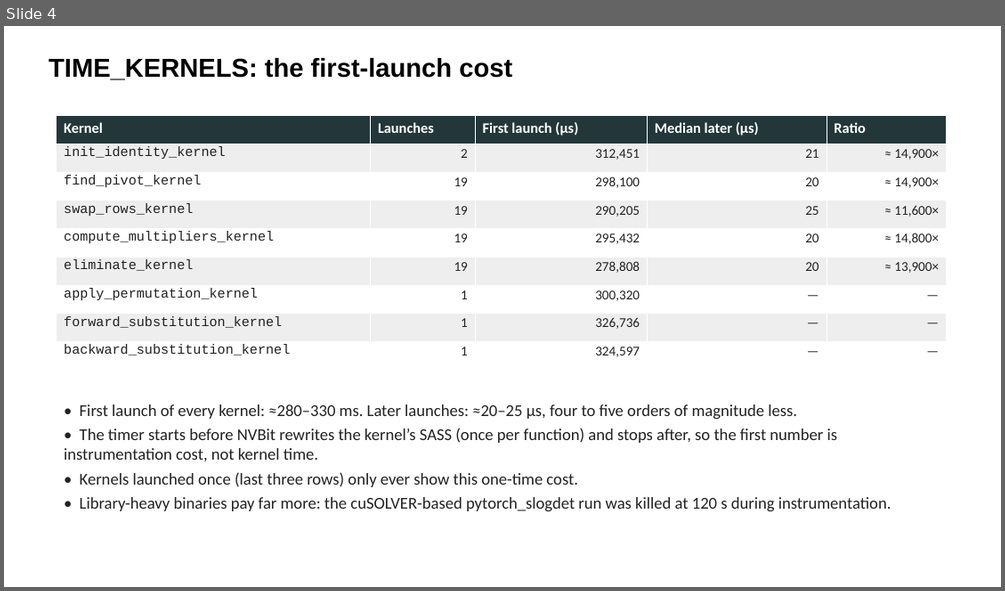
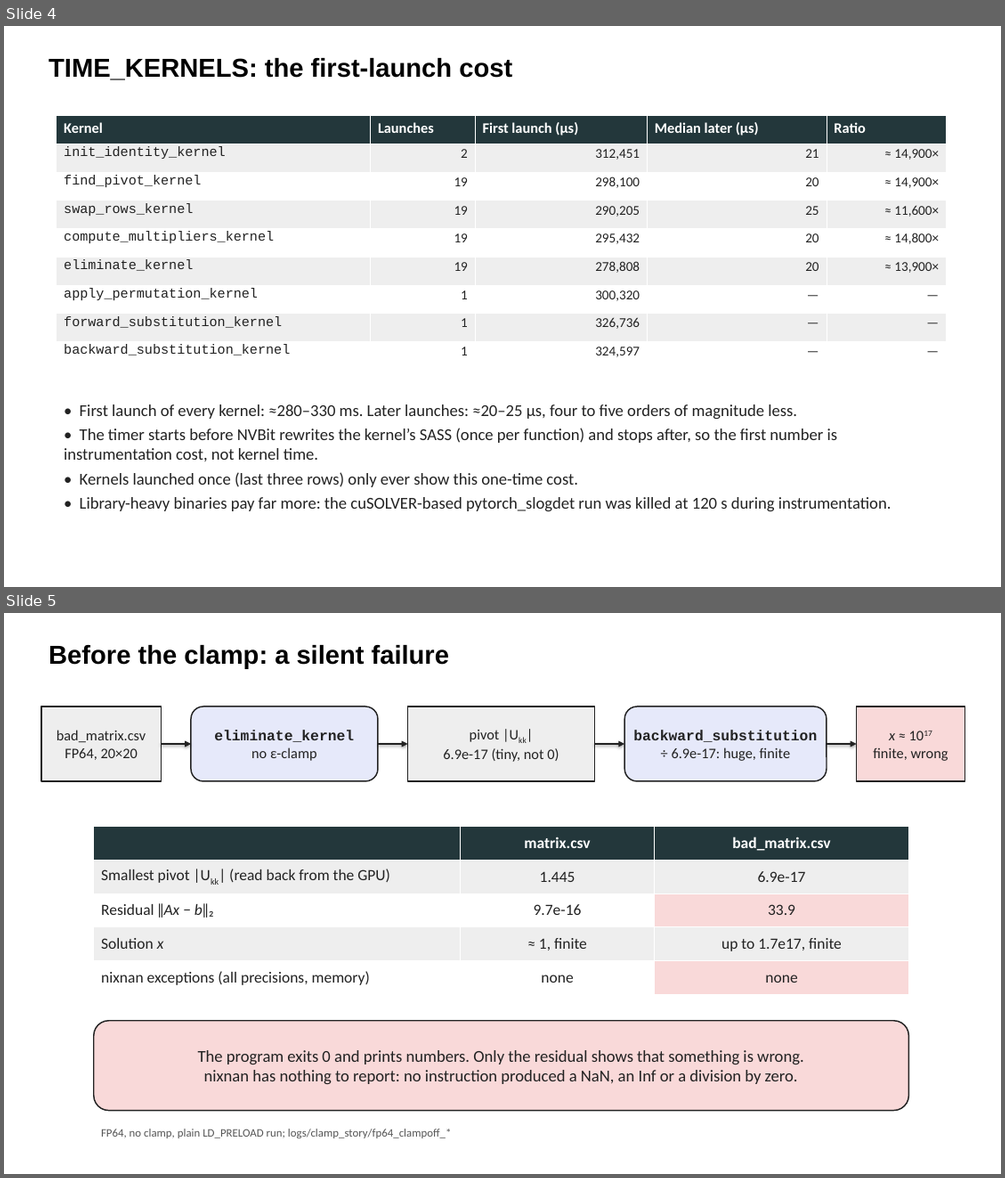
Before and after one commit to parfloat/SC26-Tutorial, a slide deck: lu_solve_gpu/LU_Slides.pptx. Shown one above the other, each under a label of ours: slide 4 before the commit, slides 4 and 5 after it. The pictures are 1005x591 and 1005x1178 pixels, drawn with LibreOffice and Linux fonts; fonts in the diff are those of the drawing. Boxes give left, top, right and bottom in pixels: in the first picture for what was removed or moved away, otherwise in the second. Text is boxed around its words. In the diff, an @@ line names an element or a change of style, - is before the commit and + after.

```diff
--- a/lu_solve_gpu/LU_Slides.pptx
+++ b/lu_solve_gpu/LU_Slides.pptx
@@ slide 5 added at bbox=[4, 613, 1001, 1174], background #FFFFFF @@
@@ text added at bbox=[48, 645, 449, 669], 25 pt, text #000000, bold @@
+Before the clamp: a silent failure
@@ rectangle added at bbox=[41, 706, 161, 781], fill #EEEEEE, outline #222222 1.25 pt, 14 pt, text #222222 @@
+bad_matrix.csv
+FP64, 20×20
@@ rounded rectangle added at bbox=[191, 706, 378, 781], fill #E6E9FA, outline #222222 1.25 pt, 14 pt, text #222222, bold @@
+eliminate_kernel
+no ε-clamp
@@ rectangle added at bbox=[408, 706, 595, 781], fill #EEEEEE, outline #222222 1.25 pt, 14 pt, text #222222 @@
+pivot |Ukk|
+6.9e-17 (tiny, not 0)
@@ rounded rectangle added at bbox=[624, 706, 826, 781], fill #E6E9FA, outline #222222 1.25 pt, 14 pt, text #222222, bold @@
+backward_substitution
+÷ 6.9e-17: huge, finite
@@ rectangle added at bbox=[857, 706, 965, 781], fill #F9D9D9, outline #222222 1.25 pt, 14 pt, text #222222 @@
+x ≈ 1017
+finite, wrong
@@ arrow added from (161, 744) to (191, 744), #222222 1.75 pt @@
@@ arrow added from (378, 744) to (408, 744), #222222 1.75 pt @@
@@ arrow added from (595, 744) to (624, 744), #222222 1.75 pt @@
@@ arrow added from (826, 744) to (857, 744), #222222 1.75 pt @@
@@ table added at bbox=[94, 826, 909, 995], 5 rows, 3 columns @@
+ | matrix.csv | bad_matrix.csv
+Smallest pivot |Ukk| (read back from the GPU) | 1.445 | 6.9e-17
+Residual ‖Ax − b‖₂ | 9.7e-16 | 33.9
+Solution x | ≈ 1, finite | up to 1.7e17, finite
+nixnan exceptions (all precisions, memory) | none | none
@@ rounded rectangle added at bbox=[94, 1021, 909, 1111], fill #F9D9D9, outline #222222 1.25 pt, 16 pt, text #222222 @@
+The program exits 0 and prints numbers. Only the residual shows that something is wrong.
+nixnan has nothing to report: no instruction produced a NaN, an Inf or a division by zero.
@@ text added at bbox=[101, 1128, 451, 1138], 11 pt, text #555555 @@
+FP64, no clamp, plain LD_PRELOAD run; logs/clamp_story/fp64_clampoff_*
```
Also in this commit, not shown: 4 other slides added, 44 other files.
